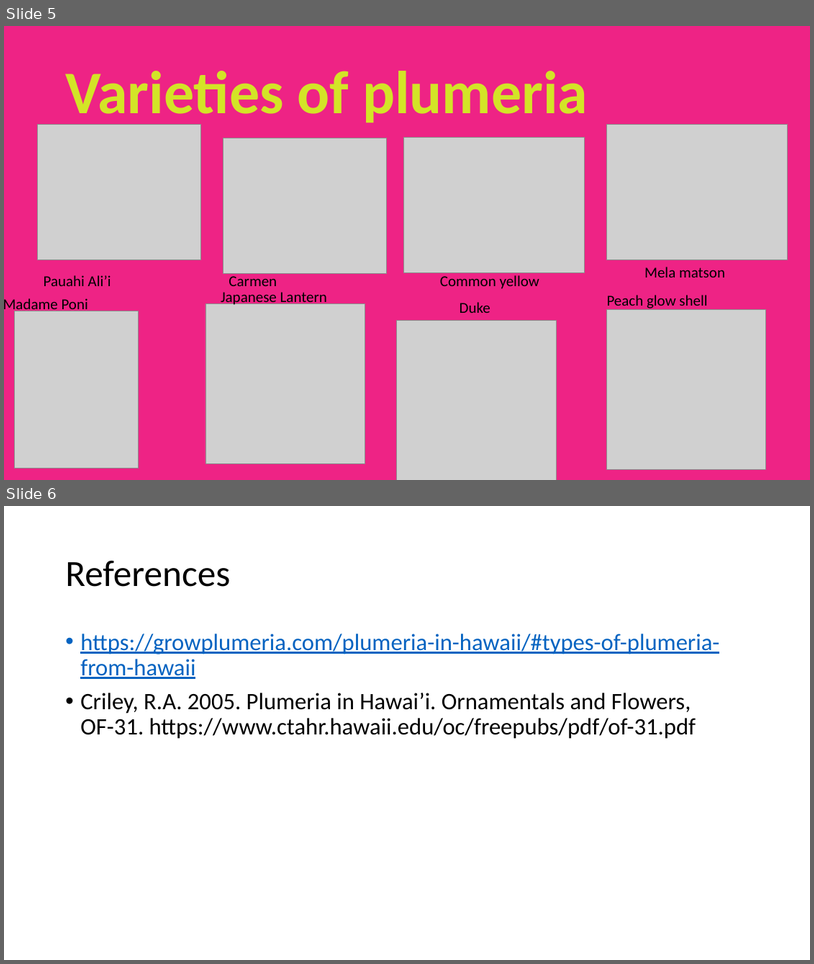
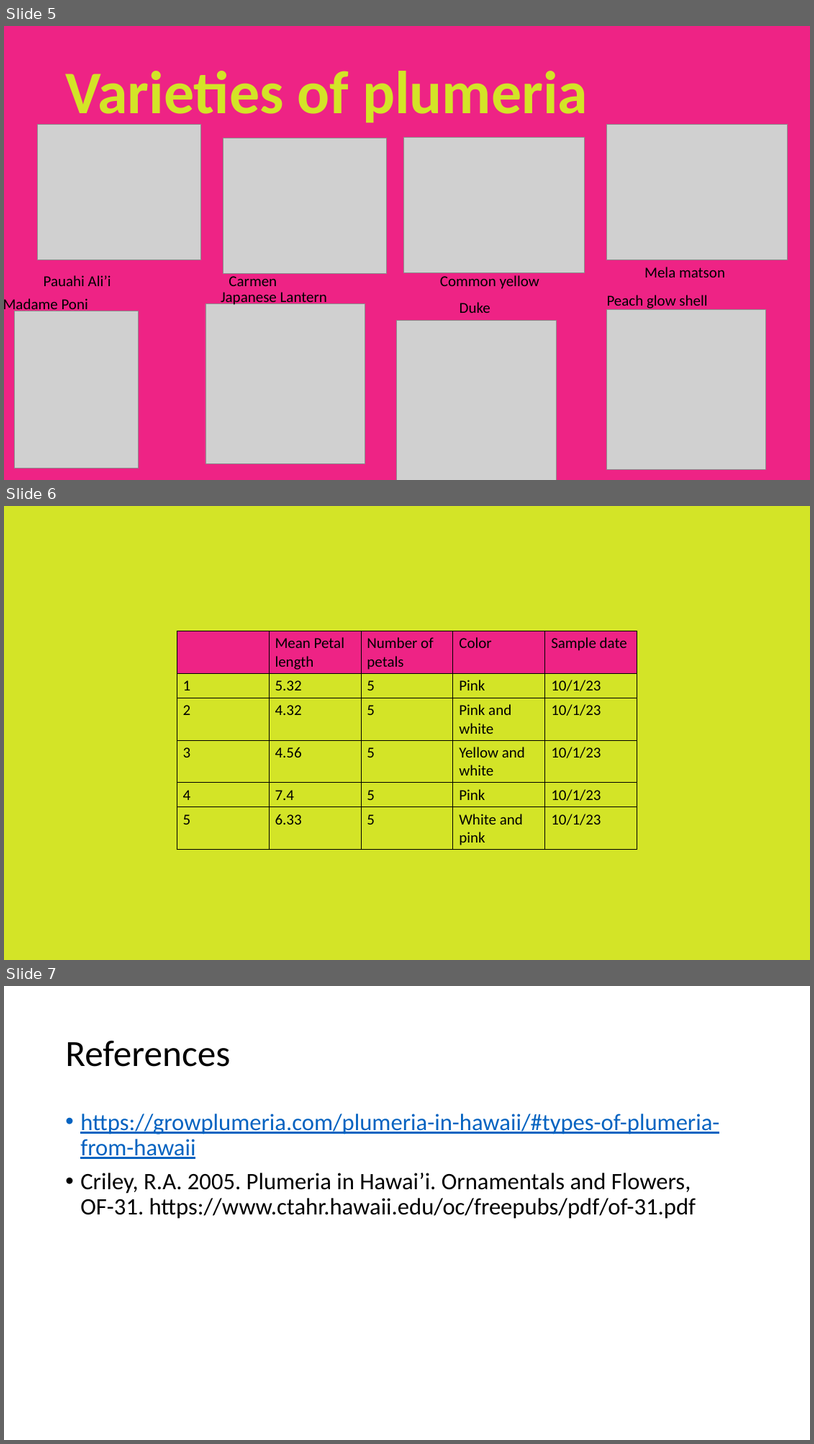
Before and after one commit to pdimens/AFSworkshop2024, a slide deck: Day2/Project/AFSWorkshop.plumeria.pptx. Shown one above the other, each under a label of ours: slides 5 and 6 before the commit, slides 5, 6 and 7 after it. The pictures are 814x964 and 814x1444 pixels, drawn with LibreOffice and Linux fonts; fonts in the diff are those of the drawing; grey boxes stand for pictures; background and template pictures are left out. Boxes give left, top, right and bottom in pixels: in the first picture for what was removed or moved away, otherwise in the second. Text is boxed around its words. In the diff, an @@ line names an element or a change of style, - is before the commit and + after.

```diff
--- a/Day2/Project/AFSWorkshop.plumeria.pptx
+++ b/Day2/Project/AFSWorkshop.plumeria.pptx
@@ slide 6 added at (4, 506, 810, 960), background #D3E427 @@
@@ table added at (177, 631, 637, 849), 6 rows, 5 columns @@
+ | Mean Petal length | Number of petals | Color | Sample date
+1 | 5.32 | 5 | Pink | 10/1/23
+2 | 4.32 | 5 | Pink and white | 10/1/23
+3 | 4.56 | 5 | Yellow and white | 10/1/23
+4 | 7.4 | 5 | Pink | 10/1/23
+5 | 6.33 | 5 | White and pink | 10/1/23
@@ what was slide 6 is now slide 7 @@
```
Also in this commit, not shown: 4 other files.
